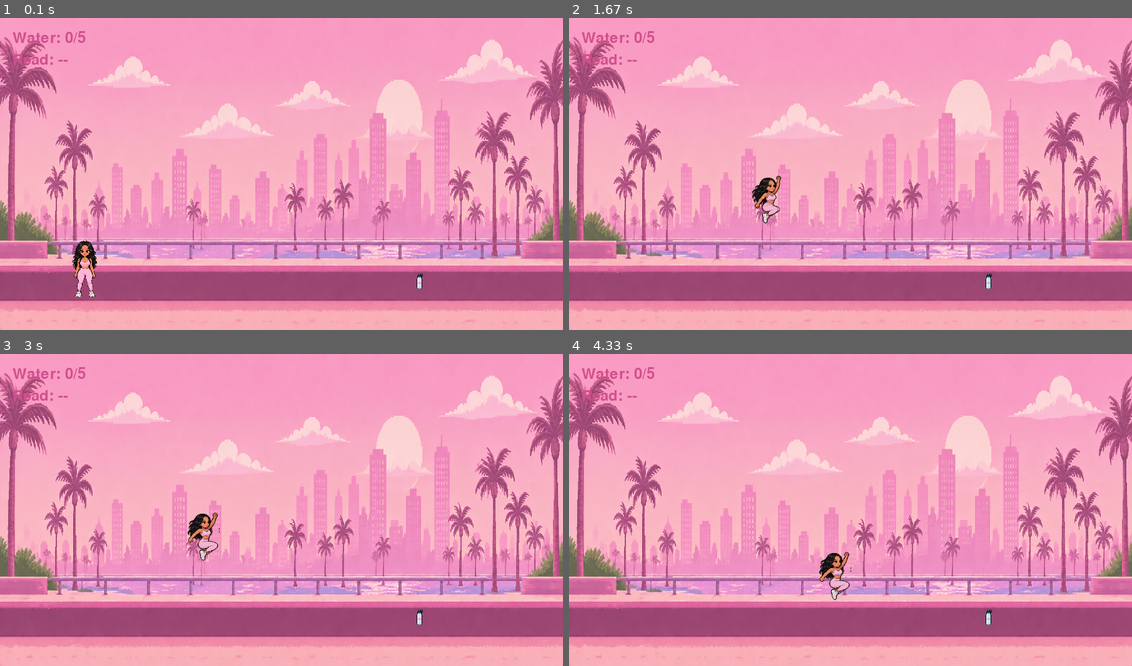
Above: before the commit, frames 1-4 (two rows, left to right).
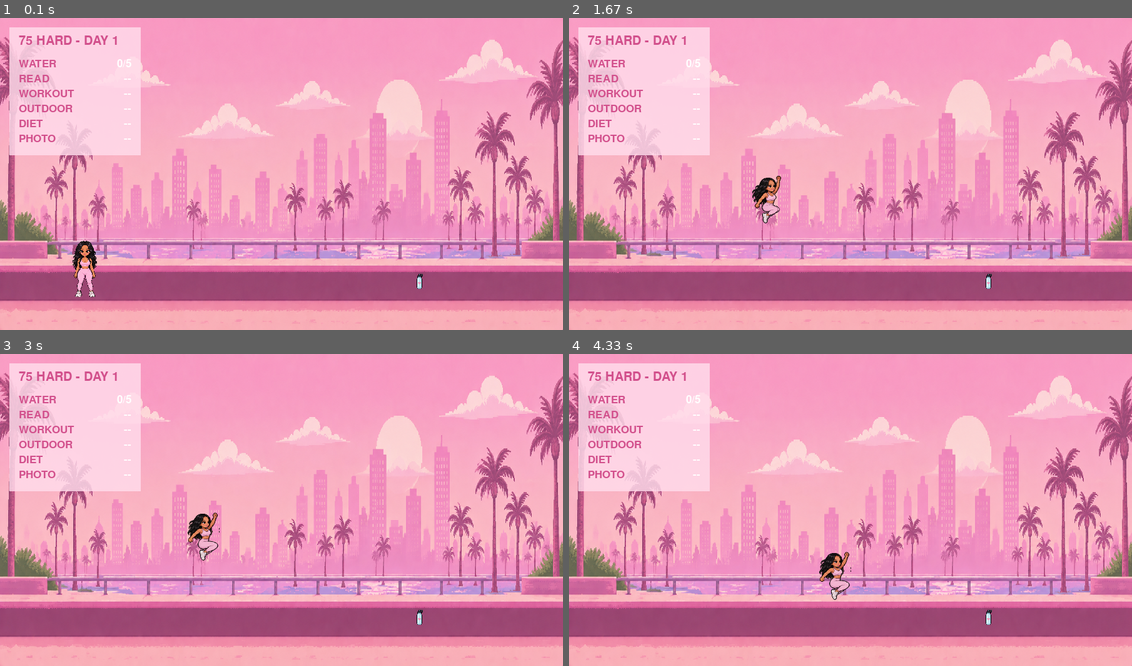
Above: after the commit, the same moments.

Repository: lavslab/75-hard-pygame
Game: pygame game, started from main.py
Two runs of this game, one before a commit and one after it. Both use one fixed random seed, a clock stepped at 60 frames per second and the inputs below.
Inputs:
- Up to frame 1 (0.1 s): no input
- Up to frame 2 (1.67 s): hold Right 0.33-0.8 s; hold Right 0.83-1.3 s; tap Space at 0.9, 1.2, 1.4 s; hold Left from 1.33 s (still down)
- Up to frame 3 (3 s): tap Space at 1.7, 1.97, 2.27, 2.4, 2.7 s; release Left at 1.87 s; hold Left 1.9-2.3 s; hold Right 2.33-2.97 s
- Up to frame 4 (4.33 s): hold Left 3-3.47 s; tap Space at 3.07, 3.37, 3.57, 3.87, 4.07 s; hold Right 3.5-3.97 s; hold Right from 4 s (still down)

The runs differ from the first frame. In frame 1, 9.1% of the frame differs, in the area x 1-25%, y 3-44%; in frame 2, 9.1%; in frame 3, 9.1%; in frame 4, 9.1%.

Commit message:
Add 75 Hard progress HUD

Diff:
--- a/main.py
+++ b/main.py
@@ -18,6 +18,8 @@
 clock = pygame.time.Clock()
 font = pygame.font.Font(None, 36)
 small_font = pygame.font.Font(None, 30)
+hud_title_font = pygame.font.Font(None, 30)
+hud_font = pygame.font.Font(None, 25)
 
 
 # ---------------- BACKGROUND ----------------
@@ -636,40 +638,67 @@
         book_popup_timer -= 1
 
 
-    # ---------------- HUD ----------------
-
-    water_text = font.render(
-        f"Water: {water_count}/{water_goal}",
+    # ---------------- 75 HARD HUD ----------------
+
+    hud_x = 15
+    hud_y = 15
+    hud_width = 210
+    hud_height = 205
+
+    hud_surface = pygame.Surface(
+        (hud_width, hud_height),
+        pygame.SRCALPHA
+    )
+    hud_surface.fill((255, 220, 235, 210))
+    screen.blit(hud_surface, (hud_x, hud_y))
+
+    hud_title = hud_title_font.render(
+        "75 HARD - DAY 1",
         True,
         DARK_PINK
     )
-
-    screen.blit(
-        water_text,
-        (20, 20)
-    )
-
-
-    # Reading status
+    screen.blit(hud_title, (hud_x + 15, hud_y + 12))
+
+    water_status = f"{water_count}/{water_goal}"
+
     if book_read:
-        read_status = "Read: DONE"
-        read_color = WHITE
-
+        read_status = "DONE"
     else:
-        read_status = "Read: --"
-        read_color = DARK_PINK
-
-
-    read_text = font.render(
-        read_status,
-        True,
-        read_color
-    )
-
-    screen.blit(
-        read_text,
-        (20, 55)
-    )
+        read_status = "--"
+
+    tasks = [
+        ("WATER", water_status),
+        ("READ", read_status),
+        ("WORKOUT", "--"),
+        ("OUTDOOR", "--"),
+        ("DIET", "--"),
+        ("PHOTO", "--"),
+    ]
+
+    task_y = hud_y + 50
+
+    for task_name, task_status in tasks:
+        task_text = hud_font.render(
+            task_name,
+            True,
+            DARK_PINK
+        )
+        screen.blit(task_text, (hud_x + 15, task_y))
+
+        status_text = hud_font.render(
+            task_status,
+            True,
+            WHITE
+        )
+        screen.blit(
+            status_text,
+            (
+                hud_x + hud_width - status_text.get_width() - 15,
+                task_y
+            )
+        )
+
+        task_y += 24
 
 
     # ---------------- UPDATE SCREEN ----------------
